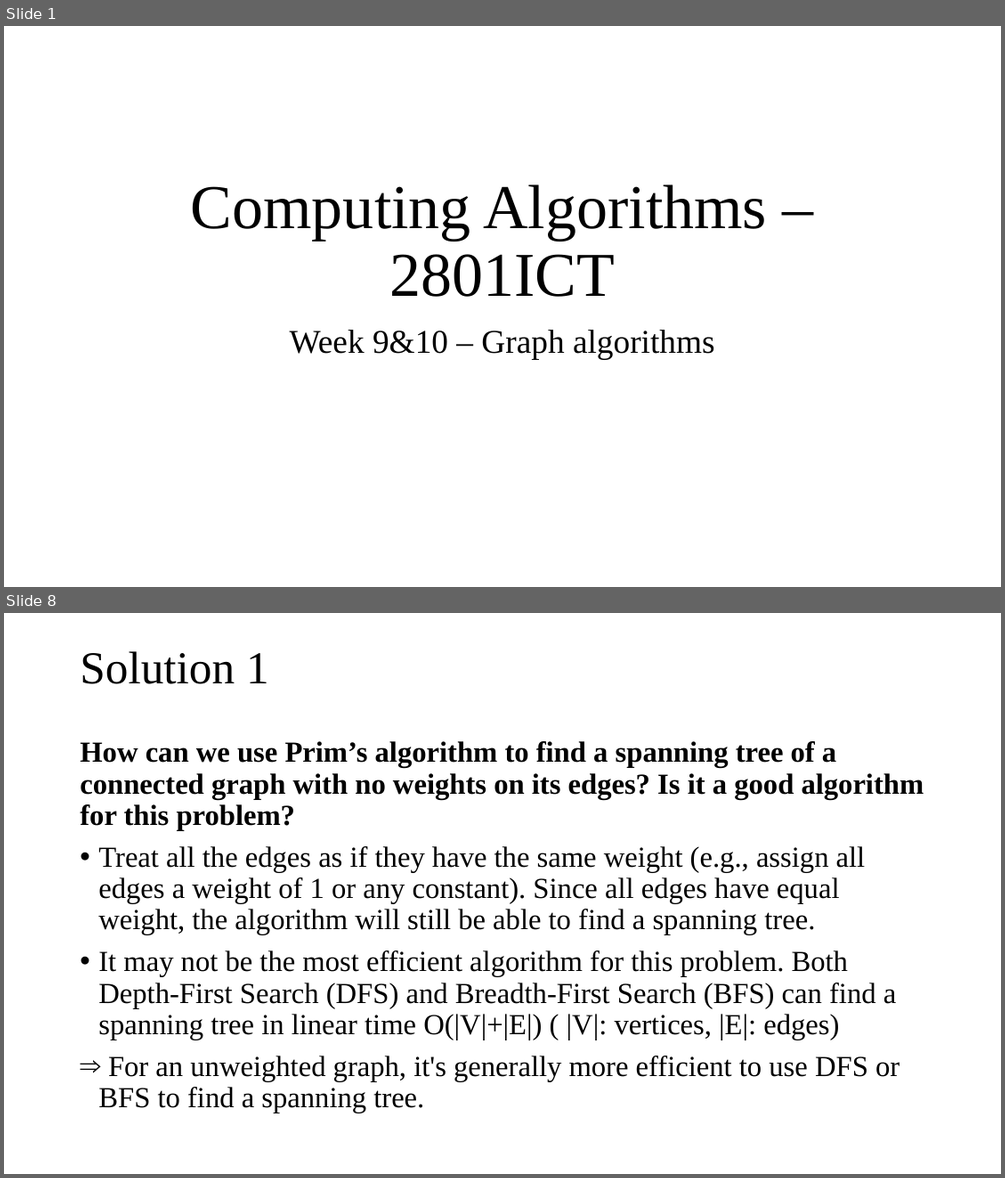
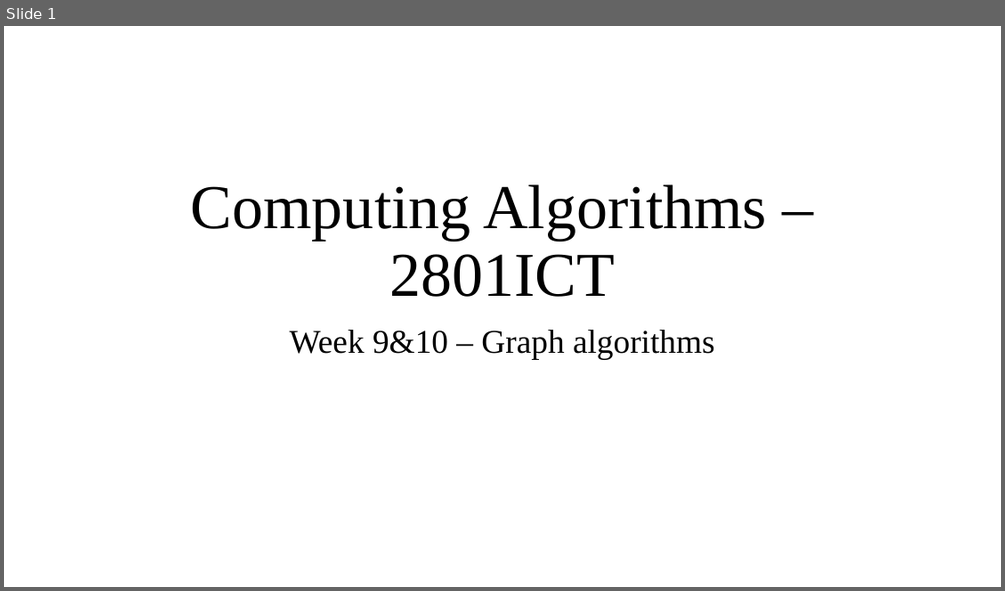
Before and after one commit to tamlhp/2801ict, a slide deck: week-9&10/problem-set/2801ict-week9&10.pptx. Shown one above the other, each under a label of ours: slides 1 and 8 before the commit, slide 1 after it; the slides between them are not shown. The pictures are 1005x1178 and 1005x591 pixels, drawn with LibreOffice and Linux fonts; fonts in the diff are those of the drawing. Boxes give left, top, right and bottom in pixels: in the first picture for what was removed or moved away, otherwise in the second. Text is boxed around its words. In the diff, an @@ line names an element or a change of style, - is before the commit and + after.

```diff
--- a/week-9&10/problem-set/2801ict-week9&10.pptx
+++ b/week-9&10/problem-set/2801ict-week9&10.pptx
@@ slide 8 removed at (4, 613, 1001, 1174), background #FFFFFF @@
@@ title removed at (80, 651, 269, 684) @@
-Solution 1
@@ text removed at (80, 741, 924, 1113) @@
-How can we use Prim’s algorithm to find a spanning tree of a connected graph with no weights on its edges? Is it a good algorithm for this problem?
-• Treat all the edges as if they have the same weight (e.g., assign all edges a weight of 1 or any constant). Since all edges have equal weight, the algorithm will still be able to find a spanning tree.
-• It may not be the most efficient algorithm for this problem. Both Depth-First Search (DFS) and Breadth-First Search (BFS) can find a spanning tree in linear time O(|V|+|E|) ( |V|: vertices, |E|: edges)
-⇒ For an unweighted graph, it's generally more efficient to use DFS or BFS to find a spanning tree.
```
Also in this commit, not shown: 24 slides changed, 25 other slides removed.
